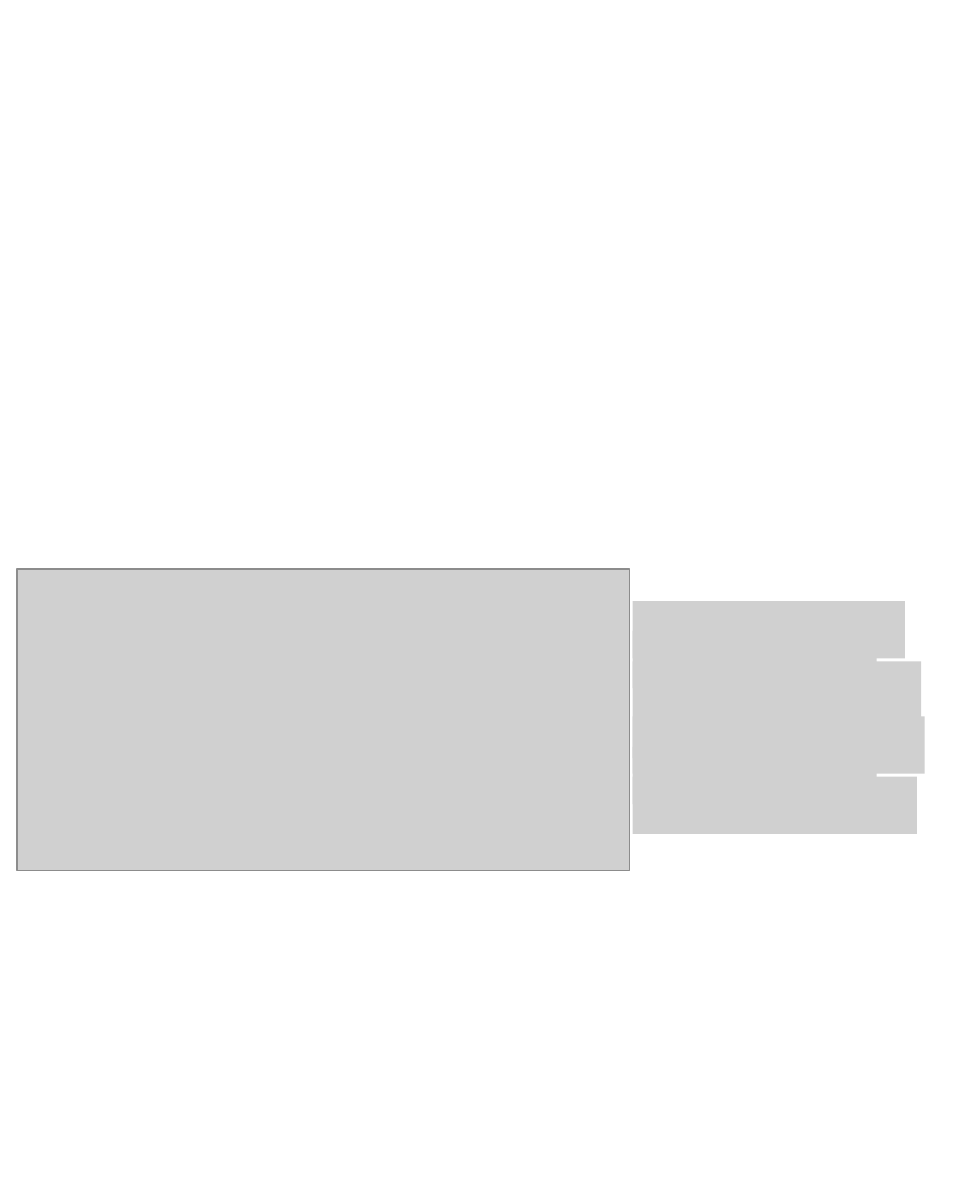
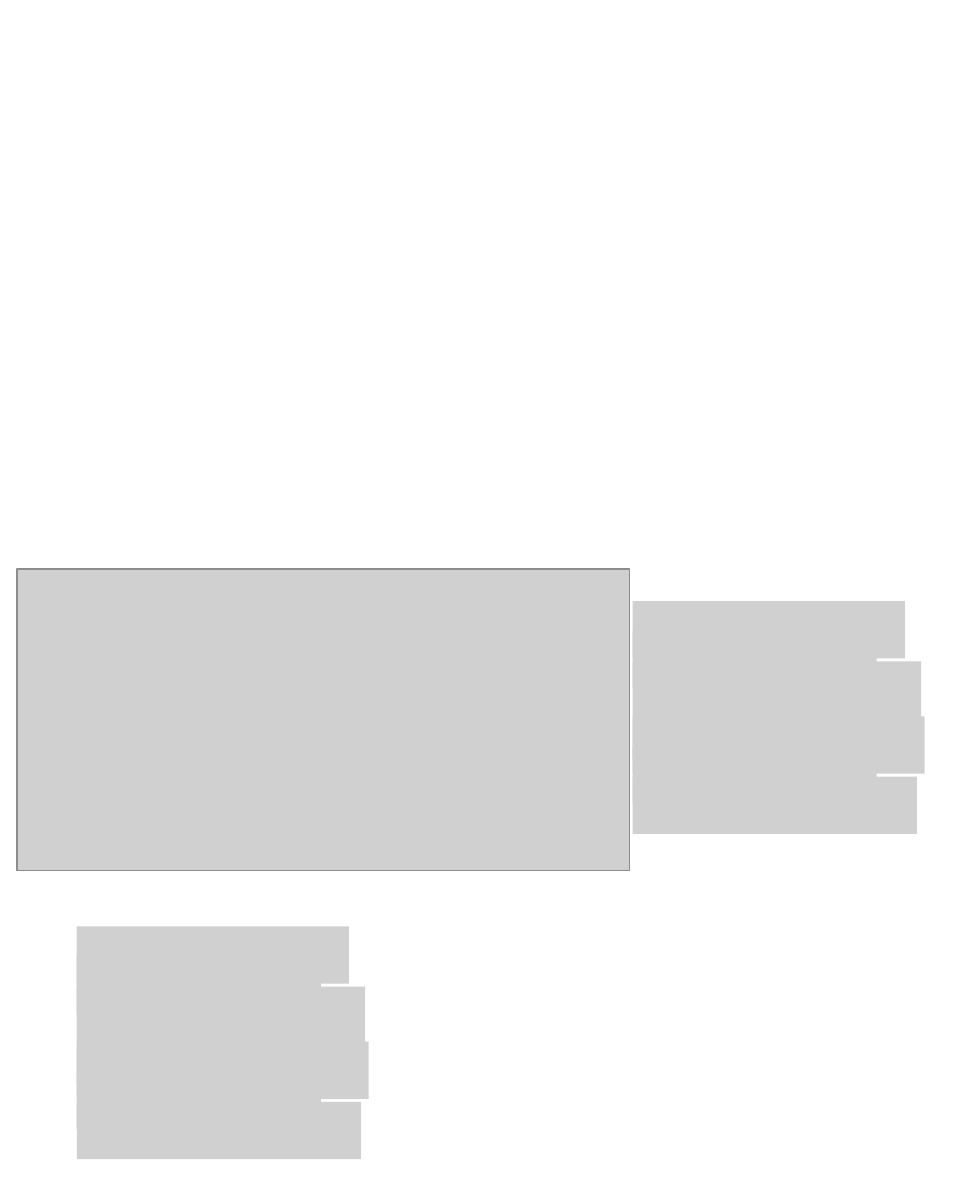
Before and after one commit to indranilsinharoy/phd-artifacts, a slide deck: slide 5 of talks/imaging_applied_optics_2016/images/figures_ppt.pptx. Drawn at 963x1204 pixels with LibreOffice and Linux fonts; fonts in the diff are those of the drawing; grey boxes stand for pictures. Boxes give left, top, right and bottom in pixels: in the first picture for what was removed or moved away, otherwise in the second. Text is boxed around its words. In the diff, an @@ line names an element or a change of style, - is before the commit and + after.

Commit message:
Completed poster

```diff
--- a/talks/imaging_applied_optics_2016/images/figures_ppt.pptx
+++ b/talks/imaging_applied_optics_2016/images/figures_ppt.pptx
@@ group added at [77,926,369,1159]: 6 pictures @@
```
Also in this commit, not shown: 7 other files.
